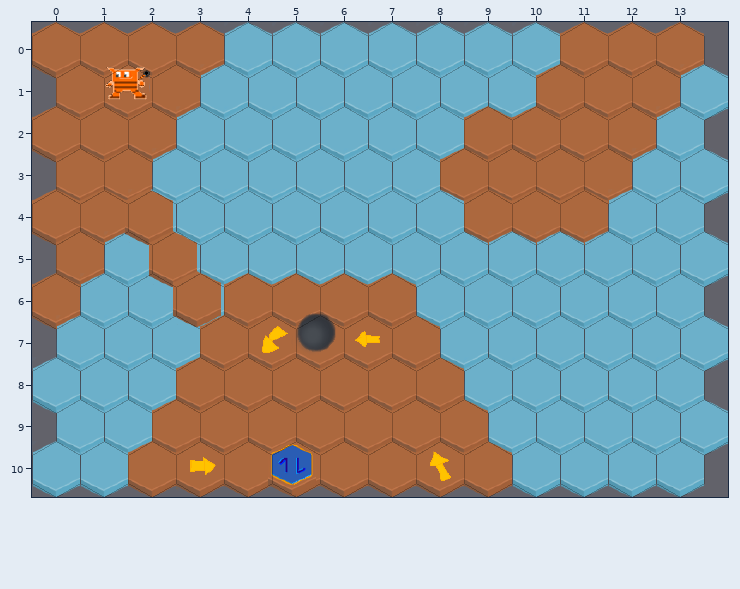
Tiled map: Assets/simple-stage.tmx. Above, as it was before the edit.
Cells are 55x64 px. Hexagonal. Every second row is shifted by half a cell. Shown: x 0..13, y 0..10.
And afterwards:
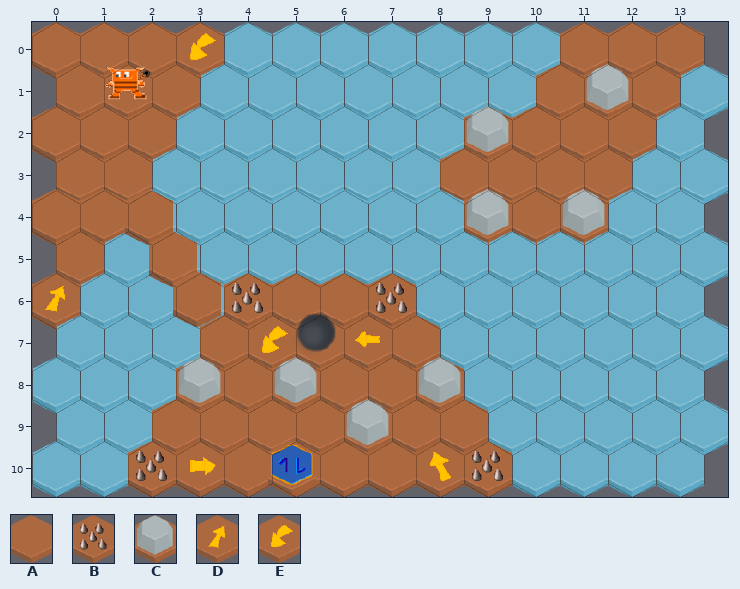
Key: from "basemap": A 2, B 4, C 5, D 10, E 11.
_ is an empty cell.
Edits made:
Layer "Background":
y 0: x 3 A -> E
y 1: x 11 A -> C
y 2: x 9 A -> C
y 4: x 9 A -> C; x 11 A -> C
y 6: x 0 A -> D; x 4 A -> B; x 7 A -> B
y 8: x 3 A -> C; x 5 A -> C; x 8 A -> C
y 9: x 6 A -> C
y 10: x 2 A -> B; x 9 A -> B
